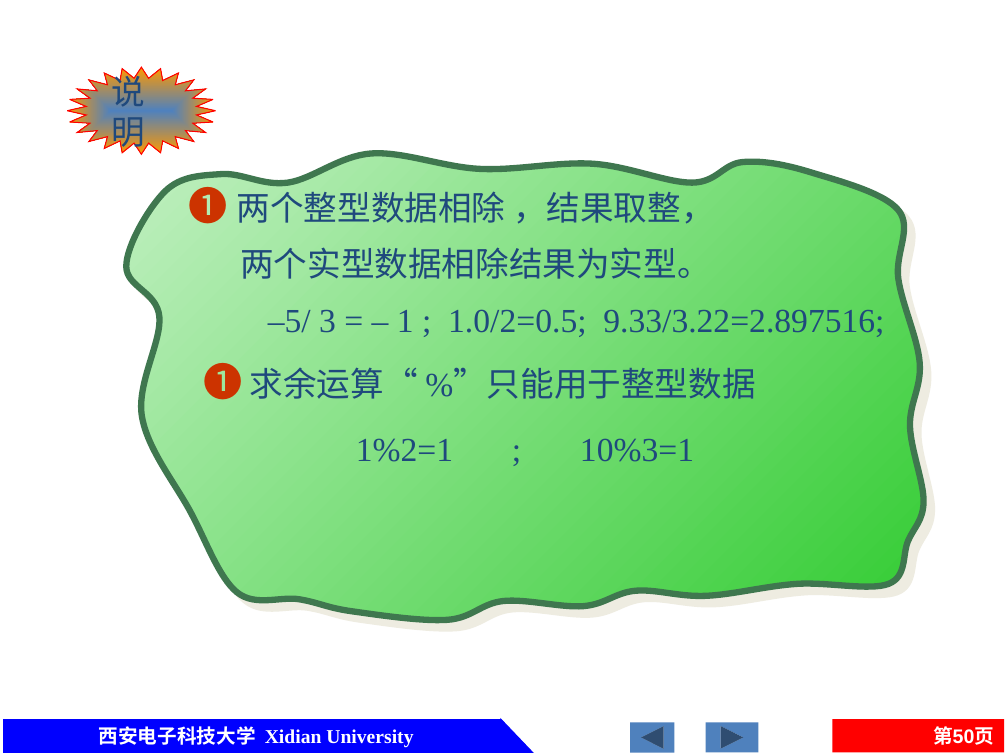
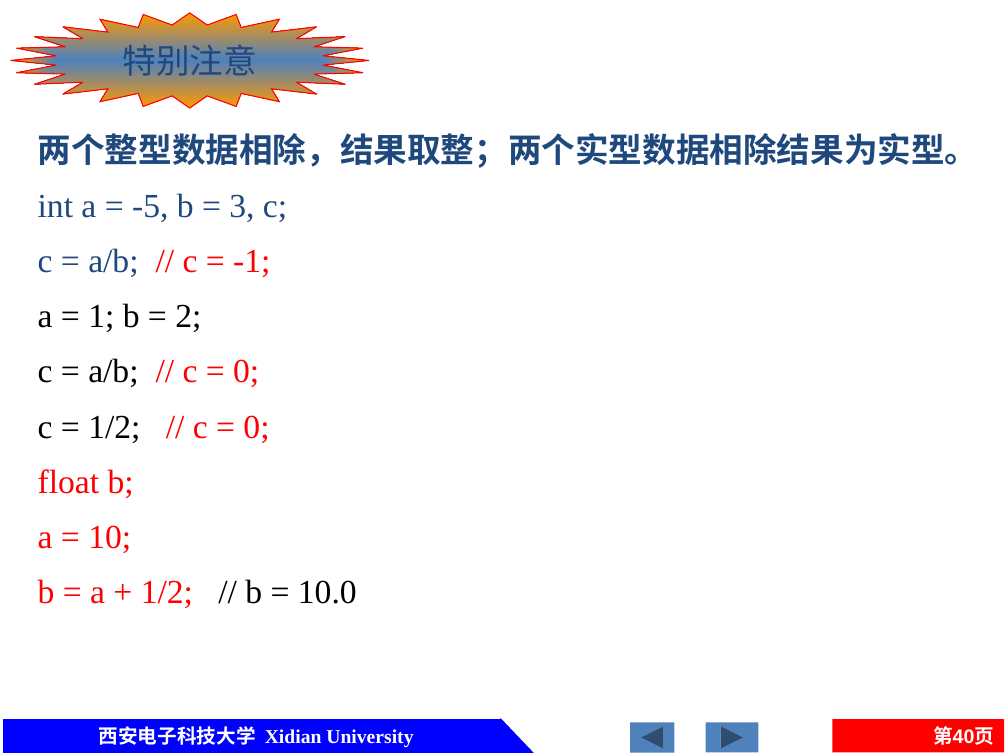
Before and after one commit to jtrfid/C-Repositories, a slide deck: slide 40 of 2016/C语言/课件/第2章 C的基本数据类型及运算.pptx (slide 50 before the commit). Drawn at 1008x756 pixels with LibreOffice and Linux fonts; fonts in the diff are those of the drawing. Boxes give left, top, right and bottom in pixels: in the first picture for what was removed or moved away, otherwise in the second. Text is boxed around its words. In the diff, an @@ line names an element or a change of style, - is before the commit and + after.

```diff
--- a/2016/C语言/课件/第2章 C的基本数据类型及运算.pptx
+++ b/2016/C语言/课件/第2章 C的基本数据类型及运算.pptx
@@ star "特别注意": place and size @@
-star "特别注意" at [68,68,216,154]
+star "特别注意" at [10,13,369,108]
@@ text in star at [123,39,257,83]: text changed @@
-说明
+特别注意
@@ text at [38,133,979,608]: text changed @@
-➊ 两个整型数据相除 ，结果取整，
-两个实型数据相除结果为实型。
-–5/ 3 = – 1 ; 1.0/2=0.5; 9.33/3.22=2.897516;
+两个整型数据相除，结果取整；两个实型数据相除结果为实型。
+int a = -5, b = 3, c;
+c = a/b; // c = -1;
+a = 1; b = 2;
+c = a/b; // c = 0;
+c = 1/2; // c = 0;
+float b;
+a = 10;
+b = a + 1/2; // b = 10.0
@@ freeform shape removed at [126,151,924,622] @@
@@ text removed at [203,356,755,407] @@
-➊ 求余运算“ %”只能用于整型数据
@@ text removed at [356,438,694,462] @@
-1%2=1 ; 10%3=1
@@ page number at [933,726,994,745]: text changed @@
-第50页
+第40页
```
Also in this commit, not shown: 3 other slides changed, 2 slides added, 12 slides removed.
